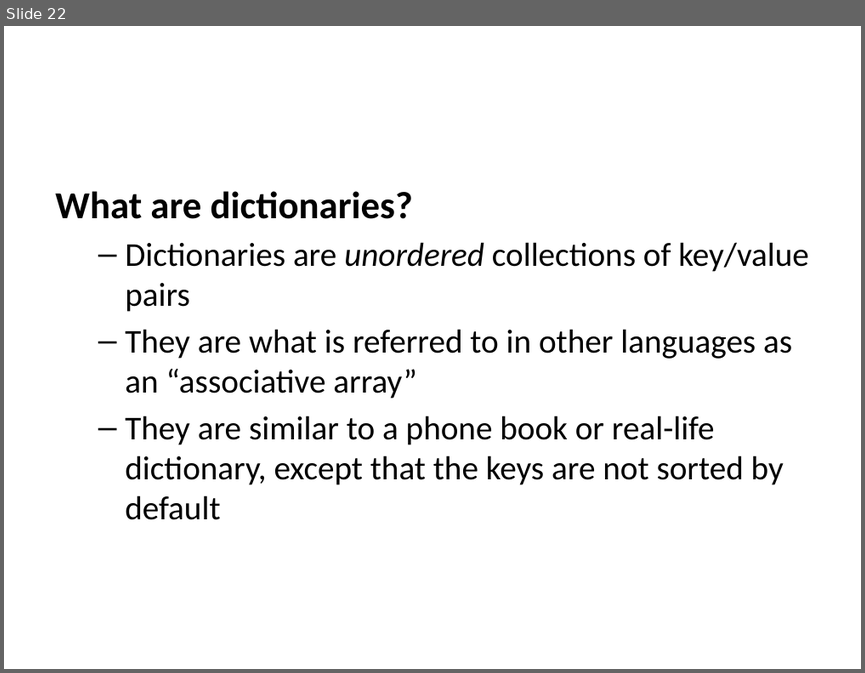
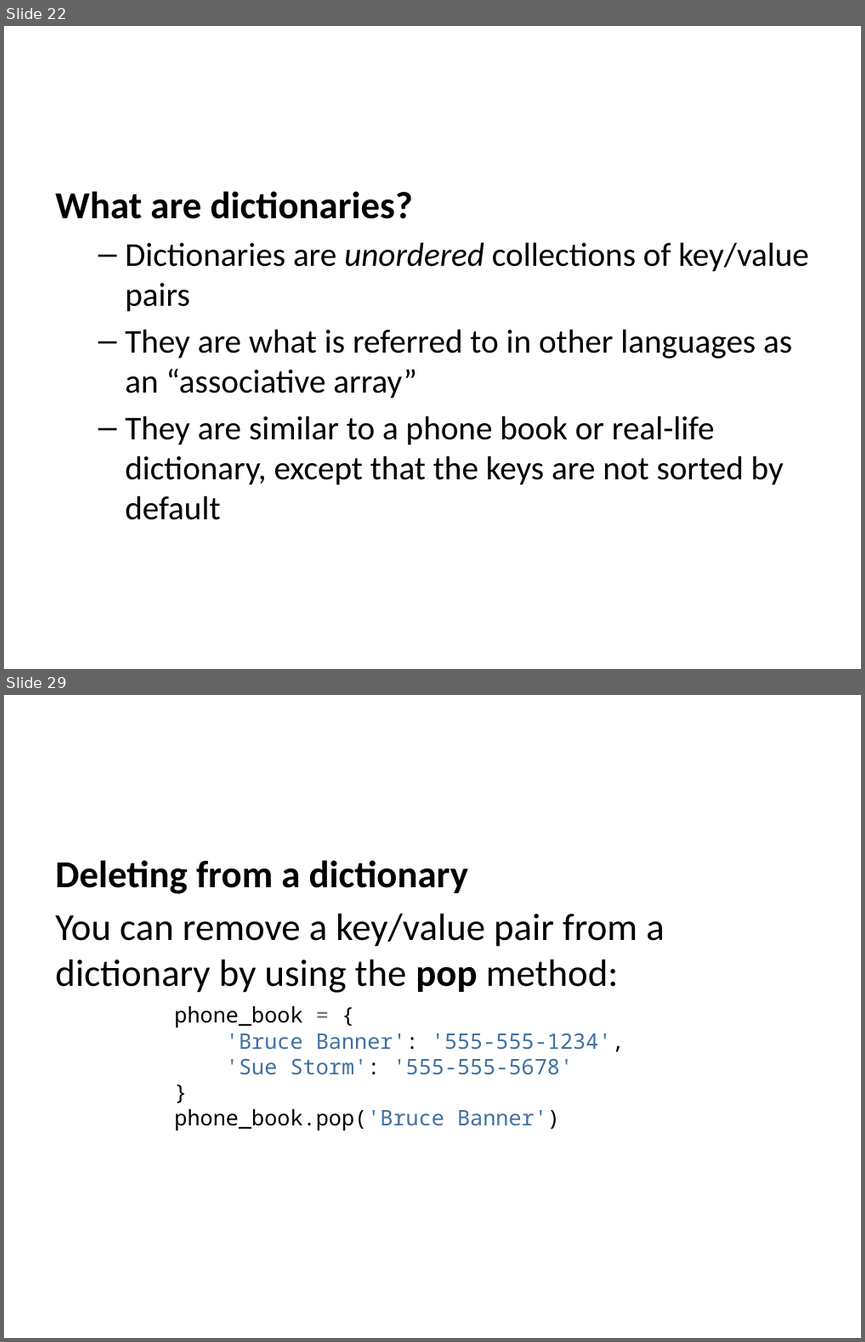
Before and after one commit to edsu/inst326, a slide deck: modules/module03/slides.pptx. Shown one above the other, each under a label of ours: slide 22 before the commit, slides 22 and 29 after it; the slides between them are not shown. The pictures are 865x673 and 865x1342 pixels, drawn with LibreOffice and Linux fonts; fonts in the diff are those of the drawing. Boxes give left, top, right and bottom in pixels: in the first picture for what was removed or moved away, otherwise in the second. Text is boxed around its words. In the diff, an @@ line names an element or a change of style, - is before the commit and + after.

```diff
--- a/modules/module03/slides.pptx
+++ b/modules/module03/slides.pptx
@@ slide 29 added at (x1=4, y1=695, x2=861, y2=1338), background #FFFFFF @@
@@ text added at (x1=55, y1=860, x2=664, y2=1130), 18 pt, text #000000 @@
+Deleting from a dictionary
+You can remove a key/value pair from a dictionary by using the pop method:
+phone_book = {
+'Bruce Banner': '555-555-1234',
+'Sue Storm': '555-555-5678'
+}
+phone_book.pop('Bruce Banner')
```
Also in this commit, not shown: 8 slides changed, 5 other slides added, 2 slides removed, 4 other files.
